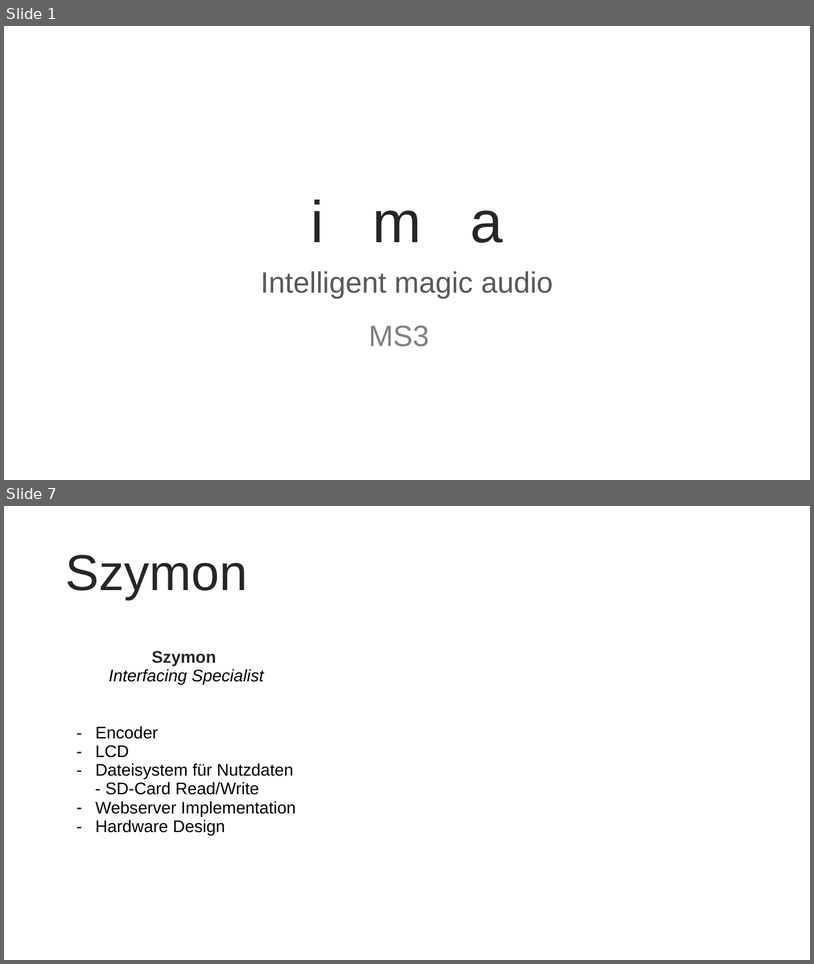
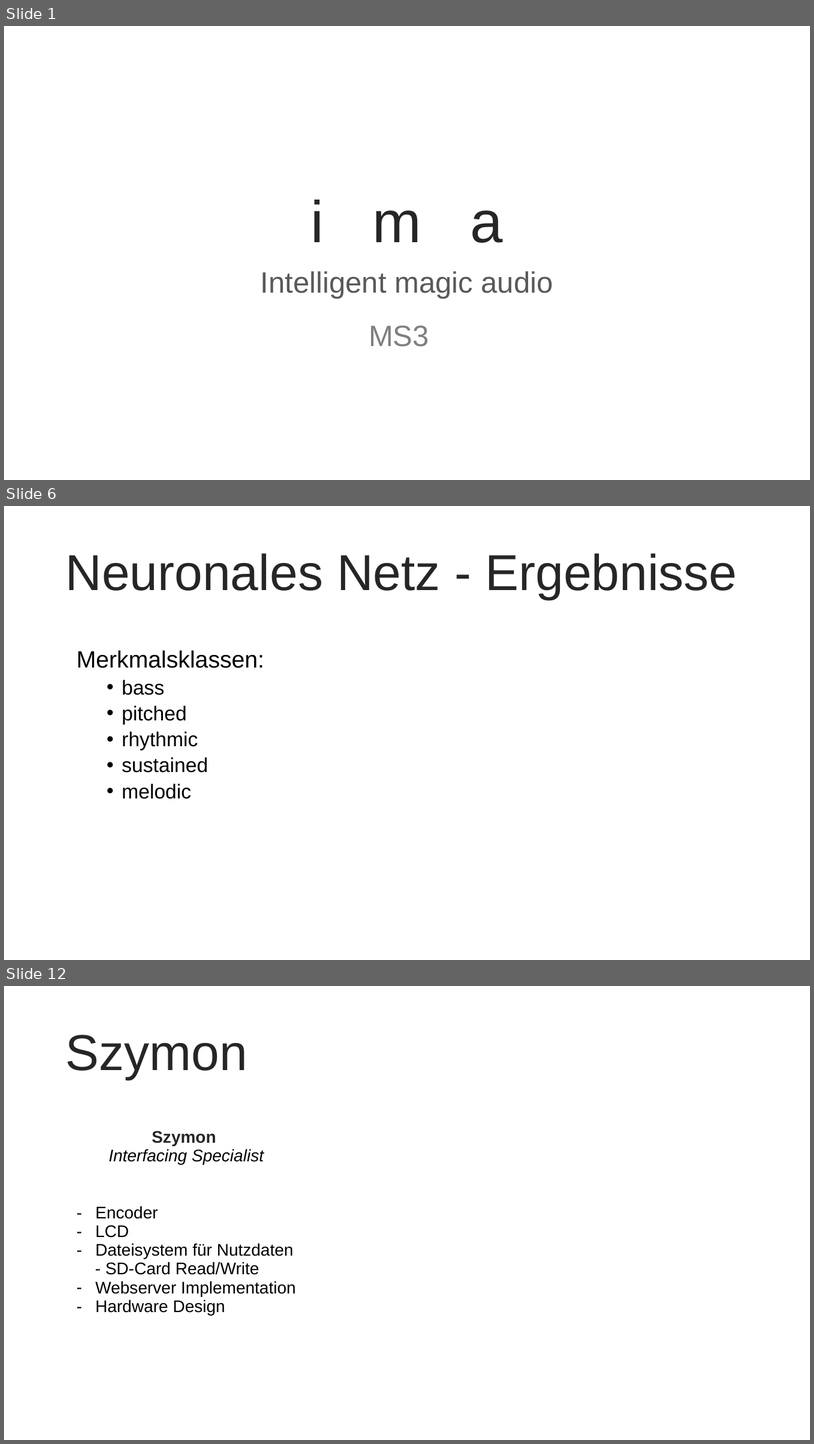
Before and after one commit to Shimizip/Intelligent-Magic-Audio, a slide deck: praesi/ima_ms3.pptx. Shown one above the other, each under a label of ours: slides 1 and 7 before the commit, slides 1, 6 and 12 after it; the slides between them are not shown. The pictures are 814x964 and 814x1444 pixels, drawn with LibreOffice and Linux fonts; fonts in the diff are those of the drawing; background and template pictures are left out. Boxes give left, top, right and bottom in pixels: in the first picture for what was removed or moved away, otherwise in the second. Text is boxed around its words. In the diff, an @@ line names an element or a change of style, - is before the commit and + after.

```diff
--- a/praesi/ima_ms3.pptx
+++ b/praesi/ima_ms3.pptx
@@ slide 6 added at box(4, 506, 810, 960), background picture (left out) @@
@@ title added at box(65, 553, 737, 599), 60 pt, text #262626 @@
+Neuronales Netz - Ergebnisse
@@ text added at box(77, 650, 264, 799), 24 pt, text #000000 @@
+Merkmalsklassen:
+  • bass
+  • pitched
+  • rhythmic
+  • sustained
+  • melodic
@@ what was slide 7 is now slide 12 @@
```
Also in this commit, not shown: 3 slides changed, 7 other slides added, 4 slides removed.
